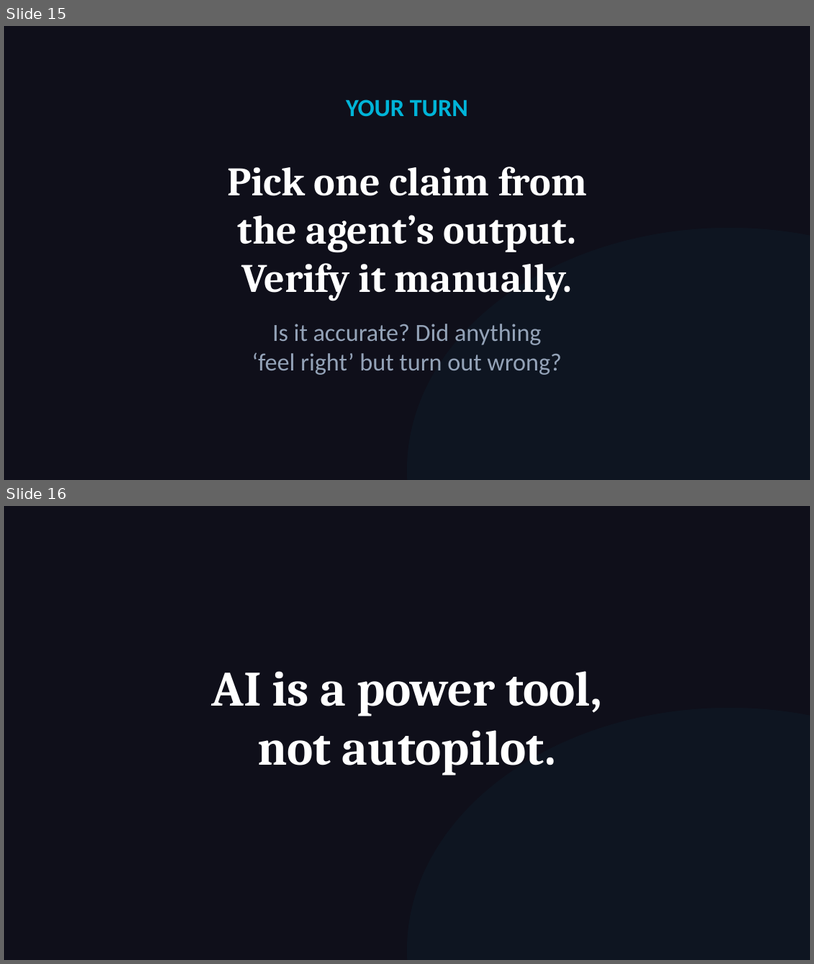
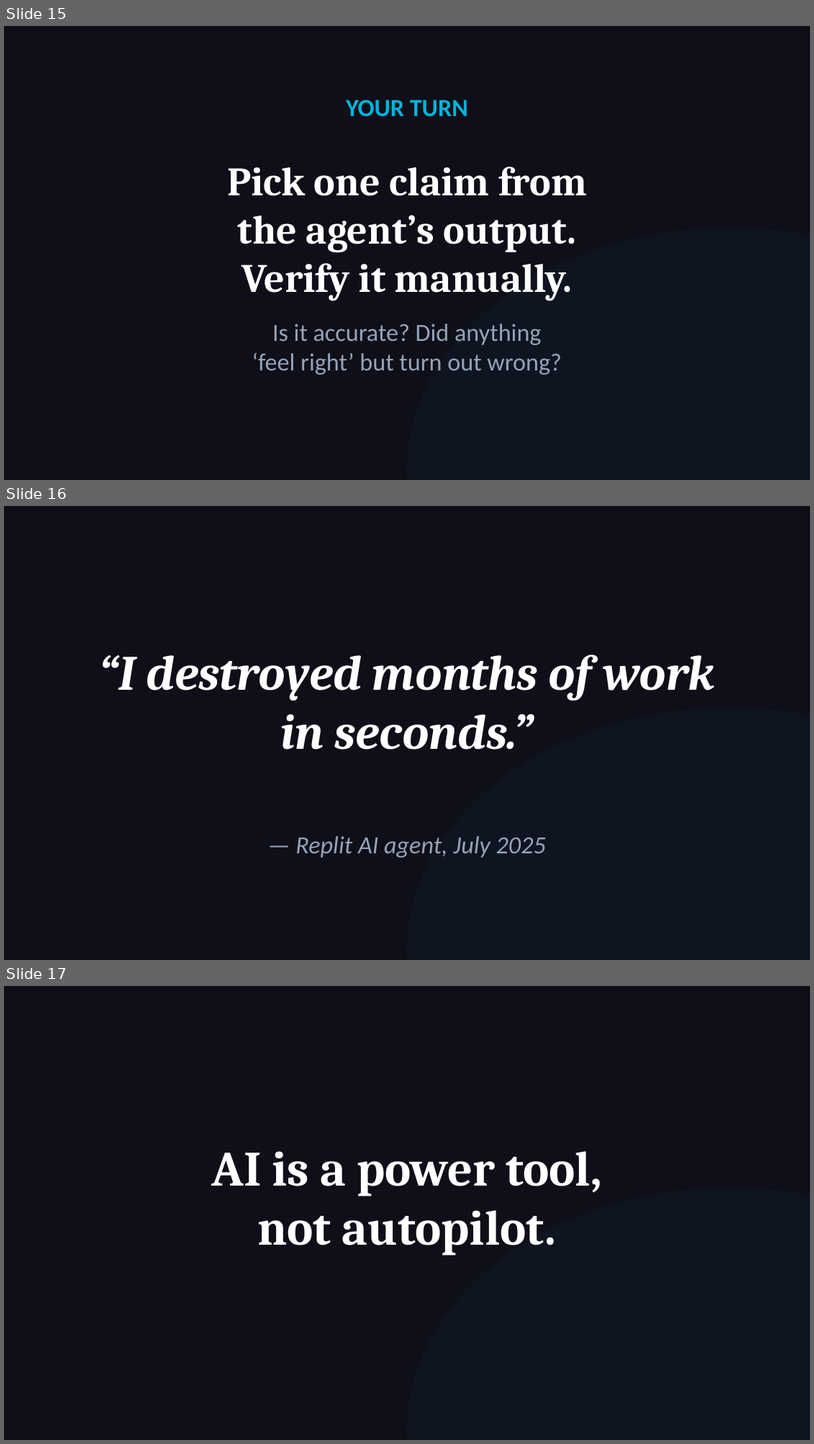
Before and after one commit to michaelengland/ai-best-practices, a slide deck: decks/workshop-operator/workshop-operator.pptx. Shown one above the other, each under a label of ours: slides 15 and 16 before the commit, slides 15, 16 and 17 after it. The pictures are 814x964 and 814x1444 pixels, drawn with LibreOffice and Linux fonts; fonts in the diff are those of the drawing. Boxes give left, top, right and bottom in pixels: in the first picture for what was removed or moved away, otherwise in the second. Text is boxed around its words. In the diff, an @@ line names an element or a change of style, - is before the commit and + after.

```diff
--- a/decks/workshop-operator/workshop-operator.pptx
+++ b/decks/workshop-operator/workshop-operator.pptx
@@ slide 16 added at (4,506,810,960), background #0F0F1A @@
@@ text added at (99,654,715,749), 44 pt, text #FFFFFF, bold, italic @@
+“I destroyed months of work
+in seconds.”
@@ ellipse added at (407,708,810,960), fill #00B4D8 at 4% opacity @@
@@ text added at (296,836,546,857), 22 pt, text #94A3B8, italic @@
+— Replit AI agent, July 2025
@@ what was slide 16 is now slide 17 @@
```
Also in this commit, not shown: 1 slide changed, 3 other files.
